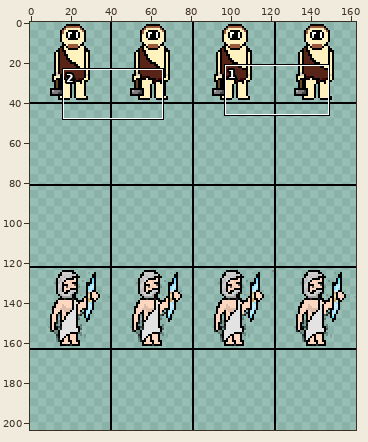
A sprite sheet gets an edit: art.png. Above: a wide view before the commit, with the close-up outlined.
Close-up. Before the commit:
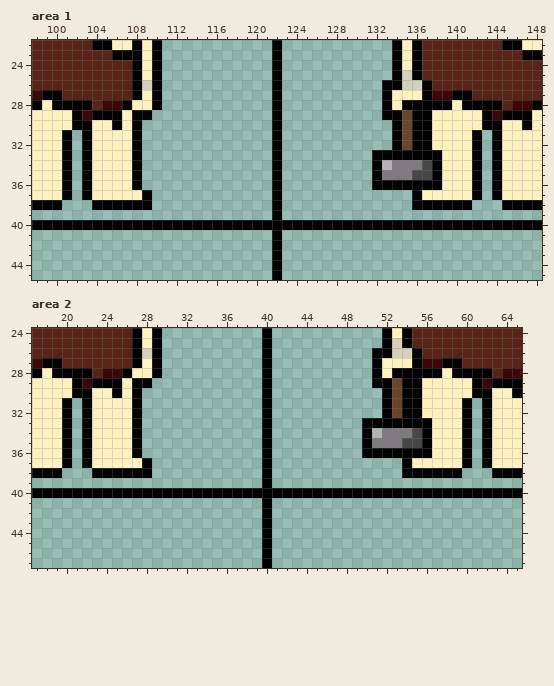
The file is 163x204 pixels. Pixels under 10% opacity are left out. Colours within 5 levels of each other are drawn and written as one. Shown: area 1: x 98..148, y 22..45; area 2: x 17..65, y 24..47.
Once edited:
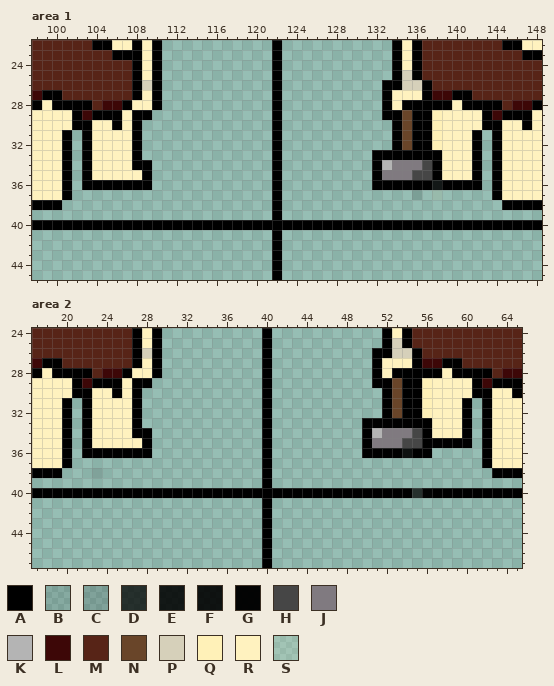
Palette (. is transparent): A #000000  B #0000001b  C #00000025  D #000000bf  E #000000df  F #000000e6  G #000000f9  H #464646  J #807a80  K #b4b4b4  L #3d0707  M #572417  N #694529  P #d6d0ba  Q #fff1b8  R #fff2bf  S #fff2bf1e
The exact change:
Area 1:
y 34: x 109 . -> A
y 35: x 108..109 A. -> RA
y 36: x 104..107 RRRR -> AAAA; x 109 . -> A; x 138..141 ARRR -> EAAA
y 37: x 103..109 ARRRRRA -> .......; x 136..142 ARRRRRA -> B.S....
y 38: x 104..109 AAAAAA -> ......; x 136..141 AAAAAA -> ......
Area 2:
y 34: x 28 . -> A
y 35: x 27..28 A. -> RA; x 57..59 RRR -> AAA
y 36: x 23..26 RRRR -> AAAA; x 28 . -> A; x 54 A -> F; x 57..60 RRRA -> ....
y 37: x 22..28 ARRRRRA -> .......; x 54..60 ARRRRRA -> .......
y 38: x 23..28 AAAAAA -> C.....; x 54..59 AAAAAA -> ......
y 40: x 55..56 AA -> DG
